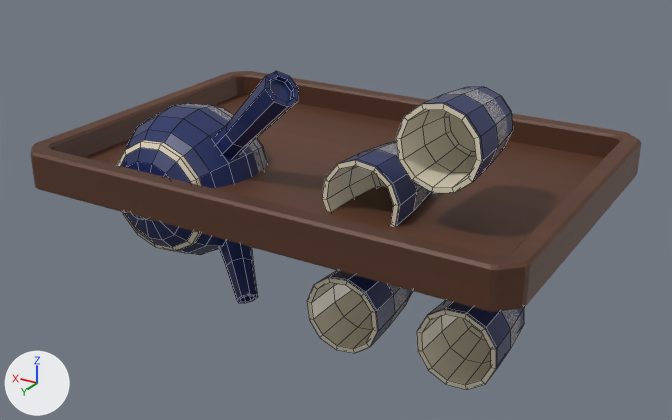
One commit to the FBX model unity-client/Assets/Art/JapaneseRoom/12_Juego_Te_Der.fbx: the scene before it, then after it.
Both versions are drawn from a 50 mm lens placed at (-0.35, 0.587, 0.265), pointed at (-0.005, 0.013, -0.022). The lights are fixed; the arrows at lower left show +X, +Y and +Z. The older version comes first. Mesh edges are drawn as thin lines on the coarser meshes. Where no turn or scale is listed for an object, it has been applied to the vertices.

The first picture shows 'SM_12_Bandeja', 'SM_12_Tazas', 'SM_12_Tetera'.
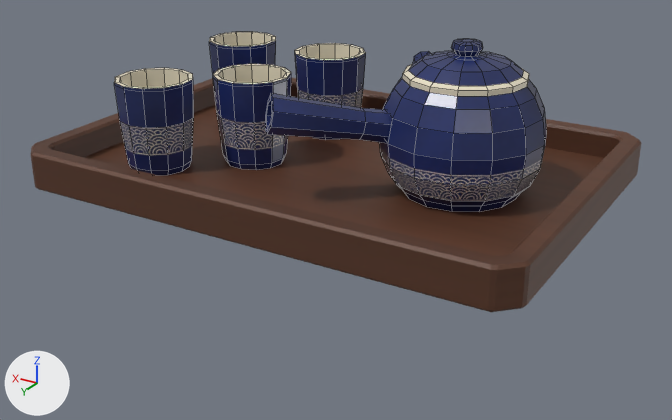
Where the newer file only moved an object's origin or applied its transform, the numbers keep the older frame.

Where the change shows, as pixel boxes (x1, y1, x2, y2) in the pictures (672 x 420 px):
'SM_12_Tazas', turned: before (307, 87, 524, 390); after (114, 32, 366, 175)
'SM_12_Tetera', reshaped (55% wider, 25% shorter): before (117, 71, 299, 303); after (265, 39, 547, 212)

Patch to the scene script:
```diff
--- a/unity-client/Assets/Art/JapaneseRoom/12_Juego_Te_Der.fbx.py
+++ b/unity-client/Assets/Art/JapaneseRoom/12_Juego_Te_Der.fbx.py
@@ me_sm_12_tetera @@
 # used by ob_sm_12_tetera; location = (0.1008, 0.01, -0.0035)
-me_sm_12_tetera.from_pydata(...)  # 304 vertices, 280 faces; spans x -0.111..0.06, y 0.0..0.11, z -0.081..0.104
+me_sm_12_tetera.from_pydata(...)  # 304 vertices, 280 faces; spans x -0.262..-0.091, y -0.094..0.091, z 0.014..0.124
+# me_sm_12_tetera part 1: the whole mesh is multiplied about its middle by the matrix ((-1.0, 0.0, 0.0), (0.0, 0.0, 1.0), (0.0, 1.0, 0.0)), then moved by (-0.151, -0.057, 0.057)
 me_sm_12_tetera.materials.append(mat_m_ceramic_tea_seigaiha)
@@ ob_sm_12_tazas @@
 ob_sm_12_tazas.location = (0.0, 0.0, 0.0)
-ob_sm_12_tazas.rotation_euler = (1.571, 0.0, -3.142)  # degrees (90, 0, -180)
```
